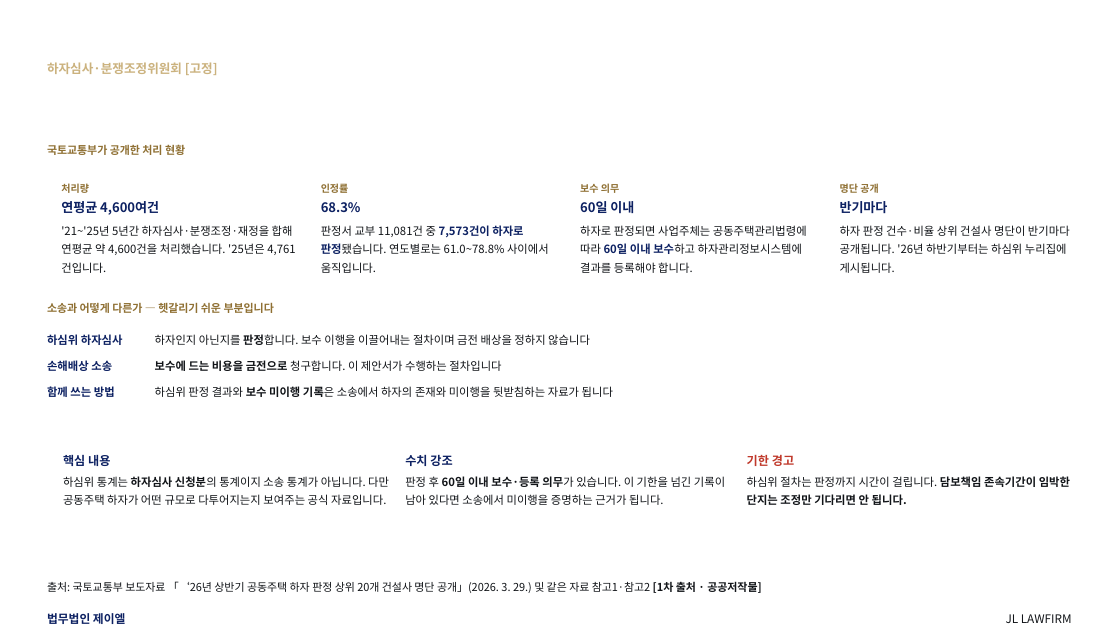
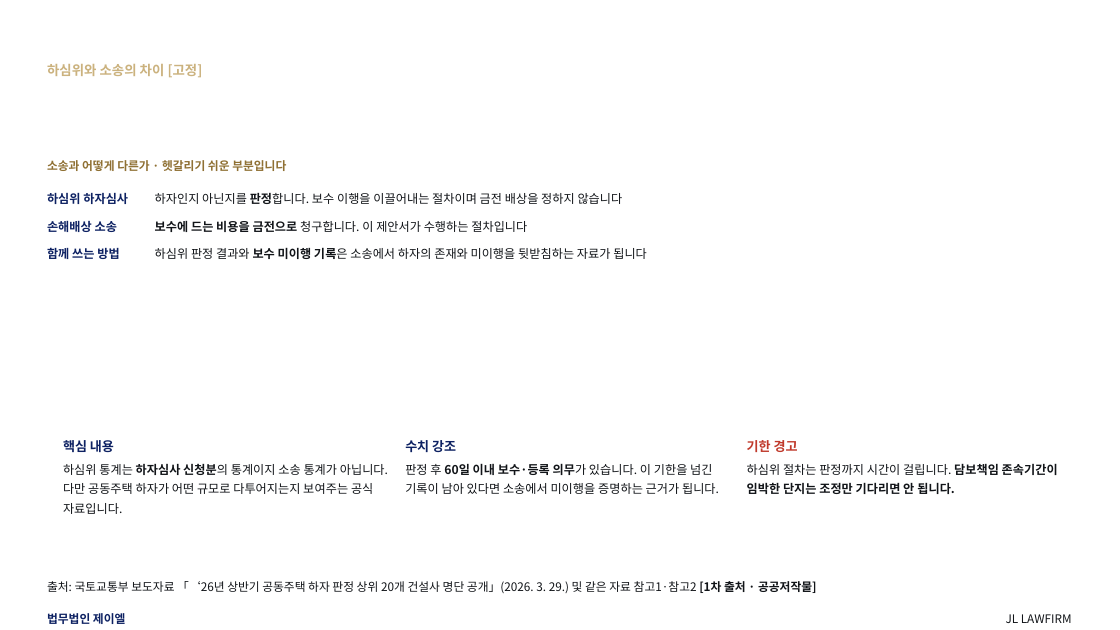
Before and after one commit to kingjin77-rgb/jl-magazine, a slide deck: slide 34 of template/design/preview/JL_하자소송_기본제안서.pptx (slide 25 before the commit). Drawn at 1120x630 pixels with LibreOffice and Linux fonts; fonts in the diff are those of the drawing; background and template pictures are left out. Boxes give left, top, right and bottom in pixels: in the first picture for what was removed or moved away, otherwise in the second. Text is boxed around its words. In the diff, an @@ line names an element or a change of style, - is before the commit and + after.

```diff
--- a/template/design/preview/JL_하자소송_기본제안서.pptx
+++ b/template/design/preview/JL_하자소송_기본제안서.pptx
@@ text at bbox=[47, 64, 203, 77]: text changed; size 10.8 to 11.5 pt @@
-하자심사·분쟁조정위원회 [고정]
+하심위와 소송의 차이 [고정]
@@ text removed at bbox=[47, 144, 185, 155] @@
-국토교통부가 공개한 처리 현황
@@ text at bbox=[47, 160, 286, 171]: text changed; size 9.4 to 10.1 pt @@
-소송과 어떻게 다른가 — 헷갈리기 쉬운 부분입니다
+소송과 어떻게 다른가 · 헷갈리기 쉬운 부분입니다
@@ 6 texts: place and size @@
-6 texts at bbox=[47, 334, 613, 397]
+6 texts at bbox=[47, 192, 647, 259]
@@ size 9.7 to 10.4 pt; line spacing 15.1pt to 16.2pt in 6 elements at bbox=[155, 247, 647, 259], bbox=[47, 248, 119, 259], bbox=[155, 220, 527, 232], bbox=[47, 220, 117, 232], bbox=[155, 193, 623, 204], bbox=[47, 192, 128, 204] @@
@@ text removed at bbox=[61, 183, 89, 193] @@
-처리량
@@ text removed at bbox=[61, 201, 159, 215] @@
-연평균 4,600여건
@@ text removed at bbox=[321, 183, 349, 193] @@
-인정률
@@ text removed at bbox=[321, 202, 361, 213] @@
-68.3%
@@ text removed at bbox=[580, 183, 619, 193] @@
-보수 의무
@@ text removed at bbox=[580, 201, 634, 213] @@
-60일 이내
@@ text removed at bbox=[840, 183, 878, 193] @@
-명단 공개
@@ text removed at bbox=[840, 201, 888, 214] @@
-반기마다
@@ text removed at bbox=[61, 225, 295, 255] @@
-'21~'25년 5년간 하자심사·분쟁조정·재정을 합해 연평균 약 4,600건을 처리했습니다. '25년은 4,761건입니다.
@@ text removed at bbox=[321, 225, 549, 273] @@
-판정서 교부 11,081건 중 7,573건이 하자로 판정됐습니다. 연도별로는 61.0~78.8% 사이에서 움직입니다.
@@ text removed at bbox=[580, 225, 807, 273] @@
-하자로 판정되면 사업주체는 공동주택관리법령에 따라 60일 이내 보수하고 하자관리정보시스템에 결과를 등록해야 합니다.
@@ text removed at bbox=[840, 225, 1070, 273] @@
-하자 판정 건수·비율 상위 건설사 명단이 반기마다 공개됩니다. '26년 하반기부터는 하심위 누리집에 게시됩니다.
@@ text at bbox=[61, 262, 106, 273]: text changed; size 17.3 to 23 pt @@
-하심위 하자심사에서 판정서 10건 중 약 7건이 하자로 인정됩니다
+하심위 조정과 소송은 절차·기간·강제력이 다릅니다
@@ 5 texts: place and size @@
-5 texts at bbox=[63, 454, 1070, 505]
+5 texts at bbox=[63, 440, 1058, 494]
@@ size 10.4 to 11.2 pt; line spacing 14.6pt to 15.6pt in 3 elements at bbox=[63, 440, 114, 452], bbox=[405, 440, 456, 452], bbox=[747, 440, 798, 452] @@
@@ text "하심위 통계는 하자심사 신청분의 통계이지 ...": place and size @@
-text "하심위 통계는 하자심사 신청분의 통계이지 ..." at bbox=[63, 476, 389, 505]
+text "하심위 통계는 하자심사 신청분의 통계이지 ..." at bbox=[63, 464, 388, 514]
@@ size 9.7 to 10.4 pt; line spacing 15.6pt to 16.7pt in 3 elements at bbox=[63, 464, 388, 514], bbox=[405, 463, 719, 494], bbox=[747, 463, 1058, 494] @@
@@ text "출처: 국토교통부 보도자료 「‘26년 상반기 ..." at bbox=[47, 581, 817, 593]: size 9.4 to 10.1 pt; line spacing 15pt to 16.1pt @@
```
Also in this commit, not shown: 58 other slides changed, 24 slides added, 3 other files.
